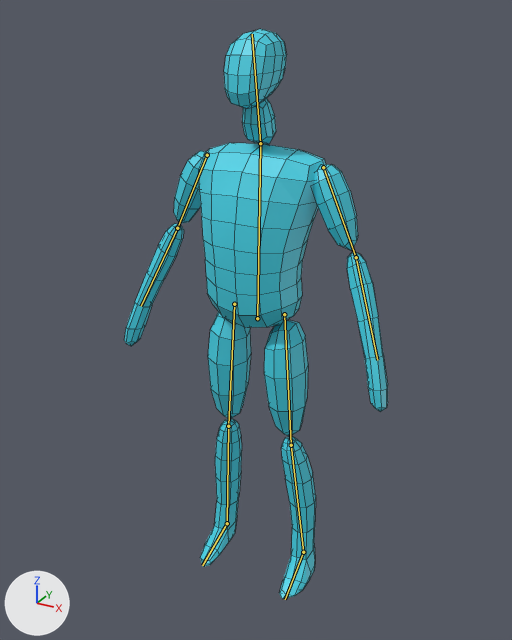
Before and after pictures for a commit that changed the Blender file blender/players/Player.blend.
The view is the same before and after, from a 50 mm lens placed at (1.024, -1.873, 1.971), pointed at (-0.032, 0.047, 1.011). Lighting does not change. The marker at lower left points along +X, +Y and +Z. The picture after the commit comes second. The bones that bend it are drawn over the model as lines. Mesh edges are drawn as thin lines.
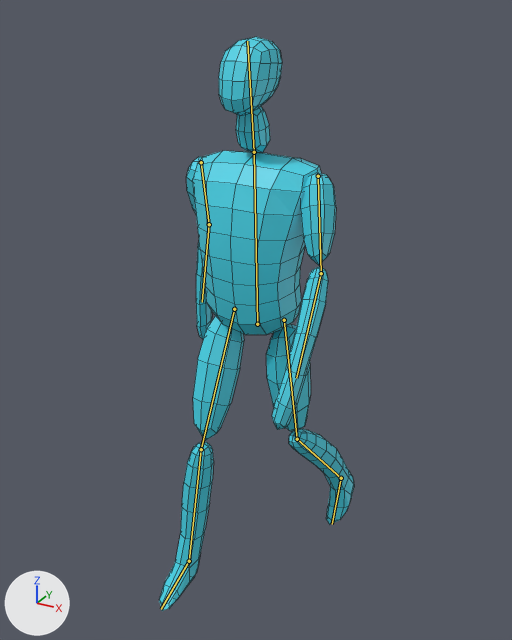
The newer file adds an action. The first version stands in its rest pose; the second is drawn at frame 4 of the action 'walk_loop'.

Where the change shows, as pixel boxes [x1, y1, x2, y2] in the pictures (512 x 640 px):
'Cube', posed (26% narrower)
    before: [124, 29, 388, 599]
    after: [159, 37, 354, 611]
bone 'body', root to tip
    before: (257, 318) to (260, 143)
    after: (257, 324) to (254, 152)
bone 'head', root to tip
    before: (260, 143) to (252, 34)
    after: (254, 152) to (247, 41)
bone 'upperarm.l', root to tip
    before: (323, 167) to (356, 257)
    after: (318, 176) to (321, 273)
bone 'lowerarm.l', root to tip
    before: (356, 257) to (377, 360)
    after: (321, 273) to (296, 378)
bone 'upperarm.r', root to tip
    before: (207, 155) to (177, 228)
    after: (201, 162) to (209, 224)
bone 'lowerarm.r', root to tip
    before: (177, 228) to (141, 306)
    after: (209, 224) to (202, 302)

Edits to the bpy script that builds the scene:
```text
Change bone_body:
    where bone_body = bpy.data.objects['Armature'].pose.bones['body']
    bone_body.location: (0.0, 0.0, 0.0) -> (0.0, -0.019, -0.001)
    bone_body.rotation_quaternion: (1.0, 0.0, 0.0, 0.0) -> (0.999, 0.035, 0.0, 0.0)  # degrees (0, 0, 0) -> degrees (4, 0, 0)
Change bone_head:
    where bone_head = bpy.data.objects['Armature'].pose.bones['head']  # child of 'body'
    bone_head.rotation_quaternion: (1.0, 0.0, 0.0, 0.0) -> (0.998, -0.06, 0.0, 0.0)  # degrees (0, 0, 0) -> degrees (-7, 0, 0)
Change bone_upperarm_l:
    where bone_upperarm_l = bpy.data.objects['Armature'].pose.bones['upperarm.l']  # child of 'body'
    bone_upperarm_l.rotation_quaternion: (1.0, 0.0, 0.0, 0.0) -> (0.978, 0.166, -0.049, -0.113)  # degrees (0, 0, 0) -> degrees (20, -3, -14)
Change bone_lowerarm_l:
    where bone_lowerarm_l = bpy.data.objects['Armature'].pose.bones['lowerarm.l']  # child of 'upperarm.l'
    bone_lowerarm_l.location: (0.0, 0.0, 0.0) -> (0.001, 0.001, 0.0)
    bone_lowerarm_l.rotation_quaternion: (1.0, 0.0, 0.0, 0.0) -> (0.998, 0.023, 0.03, -0.055)  # degrees (0, 0, 0) -> degrees (2, 4, -6)
Change bone_upperarm_r:
    where bone_upperarm_r = bpy.data.objects['Armature'].pose.bones['upperarm.r']  # child of 'body'
    bone_upperarm_r.rotation_quaternion: (1.0, 0.0, 0.0, 0.0) -> (0.967, -0.212, -0.081, 0.114)  # degrees (0, 0, 0) -> degrees (-26, -6, 15)
Change bone_lowerarm_r:
    where bone_lowerarm_r = bpy.data.objects['Armature'].pose.bones['lowerarm.r']  # child of 'upperarm.r'
    bone_lowerarm_r.location: (0.0, 0.0, 0.0) -> (0.001, -0.001, 0.0)
    bone_lowerarm_r.rotation_quaternion: (1.0, 0.0, 0.0, 0.0) -> (0.993, 0.095, -0.071, -0.021)  # degrees (0, 0, 0) -> degrees (11, -8, -3)
Change bone_iklegtarget_l:
    where bone_iklegtarget_l = bpy.data.objects['Armature'].pose.bones['iklegtarget.l']
    bone_iklegtarget_l.location: (0.0, 0.0, 0.0) -> (-0.01, 0.351, -0.113)
    bone_iklegtarget_l.rotation_quaternion: (1.0, 0.0, 0.0, 0.0) -> (0.95, -0.31, 0.0, 0.027)  # degrees (0, 0, 0) -> degrees (-36, 1, 3)
Change bone_iklegtarget_r:
    where bone_iklegtarget_r = bpy.data.objects['Armature'].pose.bones['iklegtarget.r']
    bone_iklegtarget_r.location: (0.0, 0.0, 0.0) -> (0.002, -0.27, -0.024)
    bone_iklegtarget_r.rotation_quaternion: (1.0, 0.0, 0.0, 0.0) -> (1.0, -0.016, 0.0, -0.001)  # degrees (0, 0, 0) -> degrees (-2, 0, 0)
```
